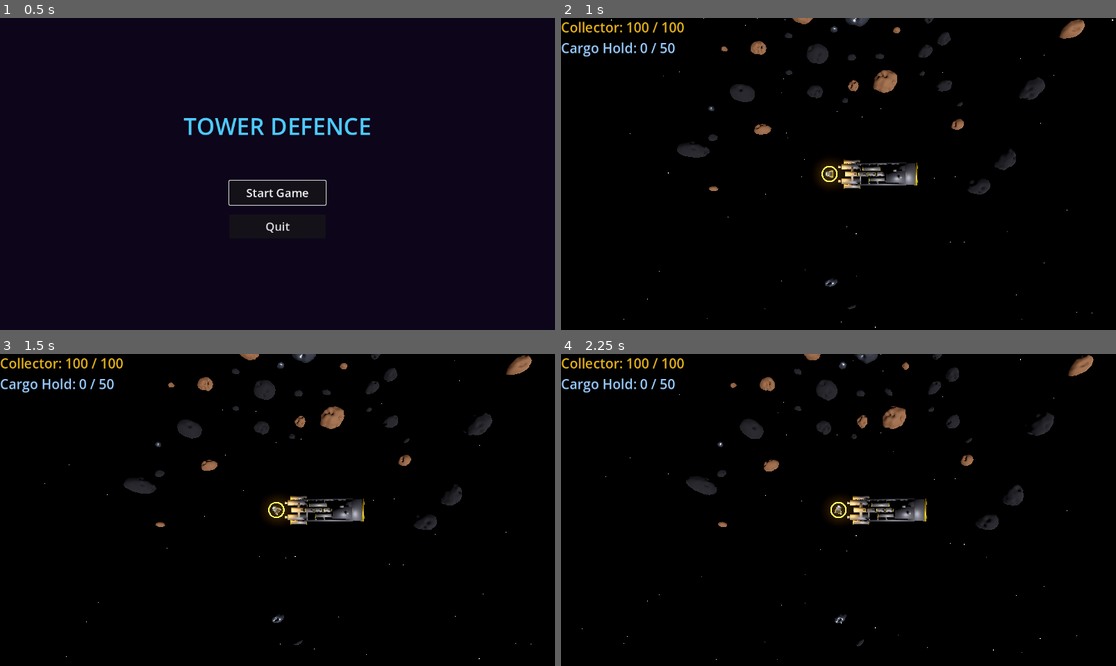
Above: before the commit, frames 1-4 (two rows, left to right).
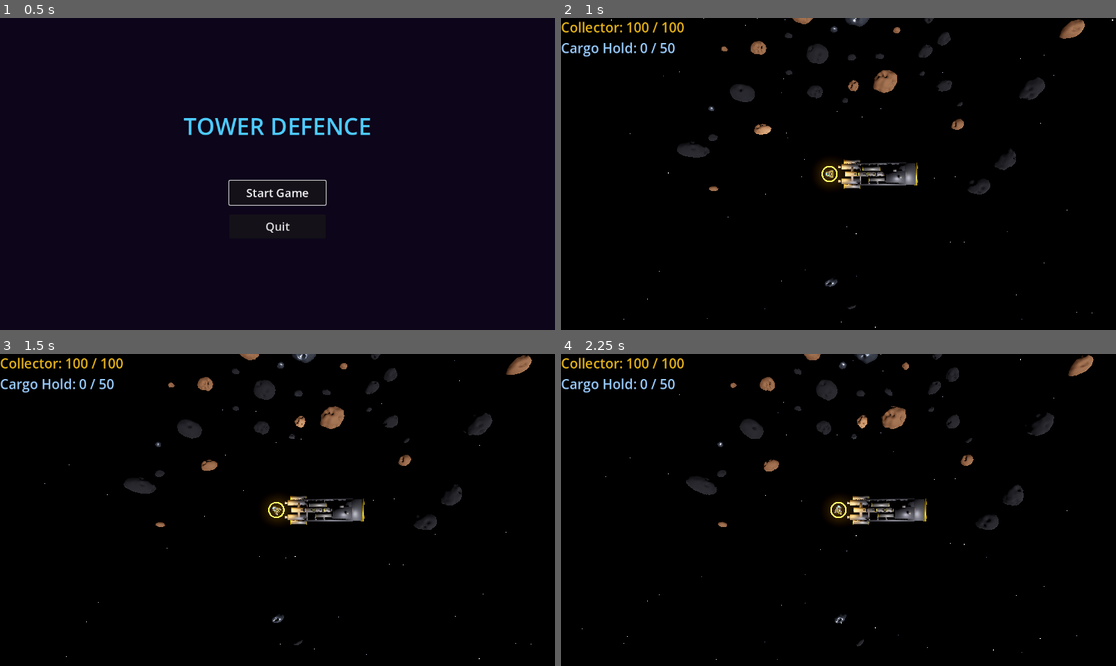
Above: after the commit, the same moments.

Repository: rgjhawkins/towerdefence
Game: Godot game, scene res://main_menu.tscn
Two runs of this game, one before a commit and one after it. Both use one fixed random seed, a clock stepped at 60 frames per second and the inputs below.
Inputs:
- Up to frame 1 (0.5 s): no input
- Up to frame 2 (1 s): click "Start Game" at 0.5 s
- Up to frame 3 (1.5 s): hold D from 1.28 s (still down)
- Up to frame 4 (2.25 s): release D at 2.03 s; hold A from 2.03 s (still down)

Frame 1 is identical in both runs. In frame 2, less than 0.1% of the frame differs, in the area x 27-49%, y 28-51%; in frame 3, less than 0.1%; in frame 4, less than 0.1%, in the area x 49-59%, y 0-51%.
Error before the commit: Parse Error: Cannot infer the type of "to_asteroid" variable because the value doesn't have a set type. (res://mining_laser_turret.gd:116)

Commit message:
Fix untyped inference errors from untyped _mining_target
Explicitly type variables derived from untyped _mining_target duck-typing
calls (global_position, get_ore_scene, deplete_ore).

Co-Authored-By: Claude Sonnet 4.6 <noreply@anthropic.com>

Diff:
--- a/mining_laser_turret.gd
+++ b/mining_laser_turret.gd
@@ -113,8 +113,9 @@
 	var beam_start := global_position + barrel_forward * 0.14 + Vector3(0.0, 0.08, 0.0)
 
 	var asteroid_radius: float = _mining_target.radius
-	var to_asteroid := (_mining_target.global_position - beam_start).normalized()
-	var hit_point := _mining_target.global_position - to_asteroid * asteroid_radius
+	var target_pos: Vector3 = _mining_target.global_position
+	var to_asteroid := (target_pos - beam_start).normalized()
+	var hit_point := target_pos - to_asteroid * asteroid_radius
 
 	var beam_length := beam_start.distance_to(hit_point)
 	_laser_beam.visible = true
@@ -136,8 +137,9 @@
 
 func _spawn_mined_ore(hit_point: Vector3) -> void:
 	var count := randi_range(1, 5)
-	var surface_normal := (hit_point - _mining_target.global_position).normalized()
-	var ore_scene := _mining_target.get_ore_scene()
+	var target_pos: Vector3 = _mining_target.global_position
+	var surface_normal := (hit_point - target_pos).normalized()
+	var ore_scene: PackedScene = _mining_target.get_ore_scene()
 	for i in count:
 		var ore := ore_scene.instantiate() as OreBase
 		if ore:
@@ -158,7 +160,7 @@
 	asteroid_mined.emit(hit_point)
 
 	# Deplete ore from the asteroid; split it when exhausted
-	var remaining := _mining_target.deplete_ore(count)
+	var remaining: int = _mining_target.deplete_ore(count)
 	if remaining <= 0:
 		var field := get_tree().get_first_node_in_group("space_anomalies") as SpaceAnomaly
 		if field:
